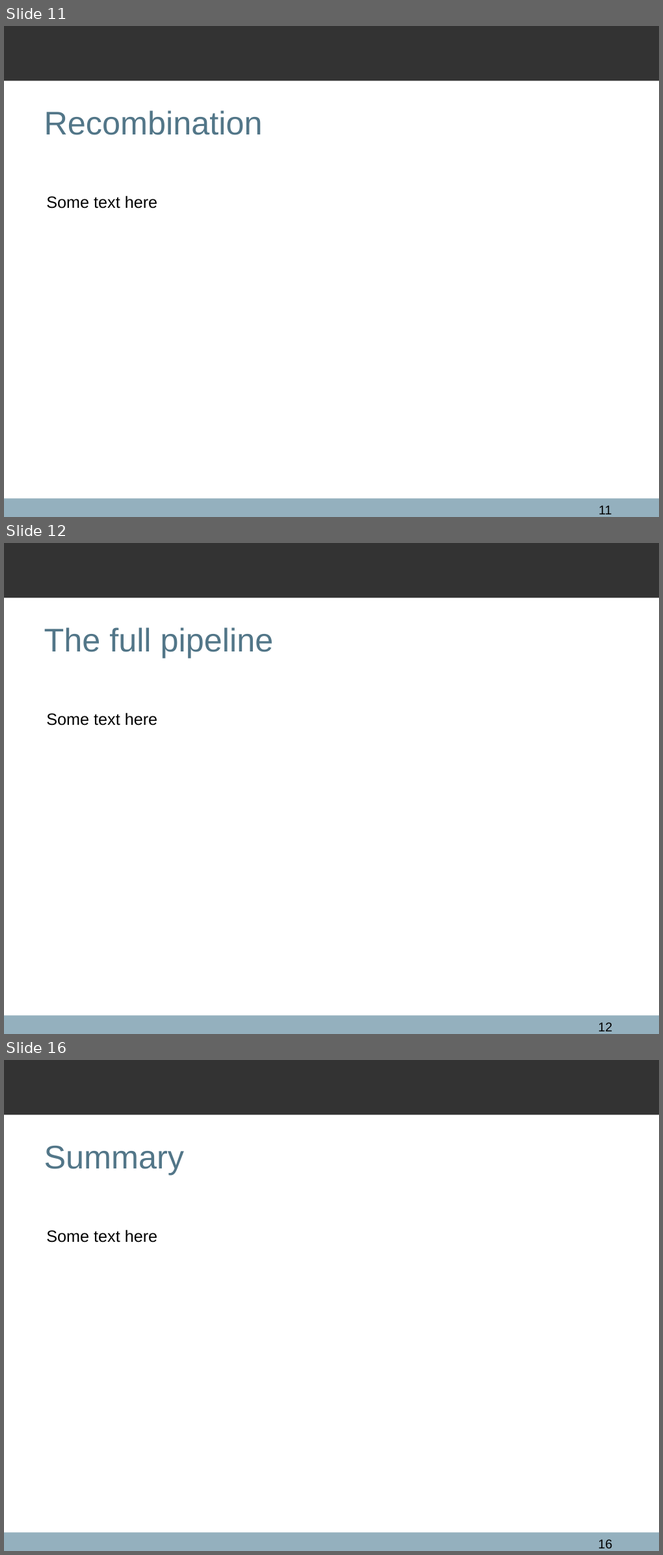
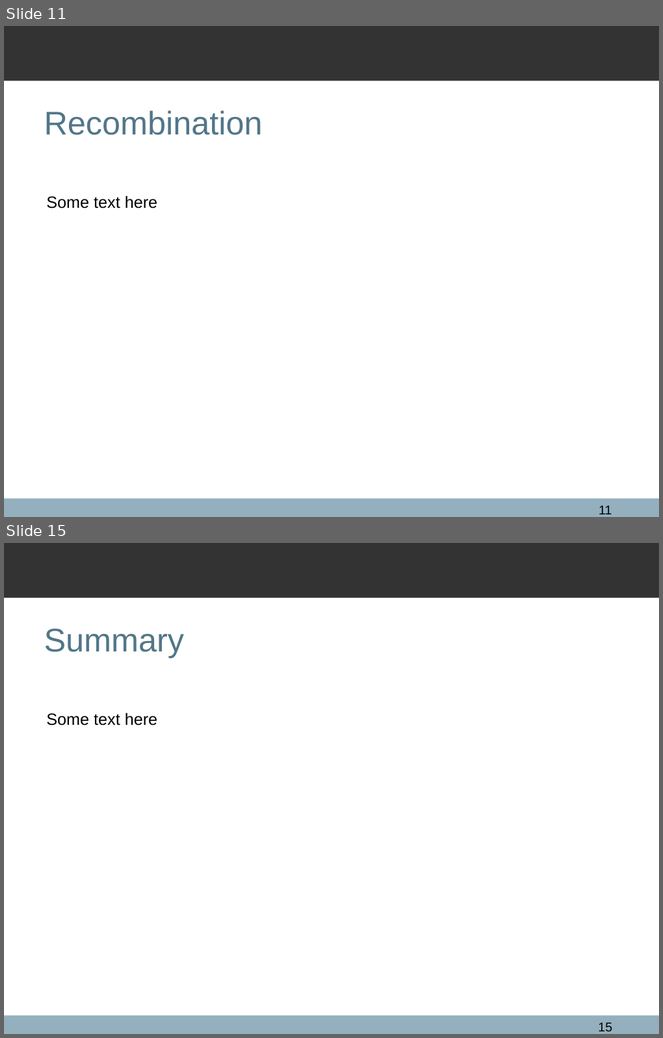
Before and after one commit to qxcv/comp2560, a slide deck: presentation/presentation.odp. Shown one above the other, each under a label of ours: slides 11, 12 and 16 before the commit, slides 11 and 15 after it; the slides between them are not shown. The pictures are 663x1555 and 663x1038 pixels, drawn with LibreOffice and Linux fonts; fonts in the diff are those of the drawing; background and template pictures are left out. Boxes give left, top, right and bottom in pixels: in the first picture for what was removed or moved away, otherwise in the second. Text is boxed around its words. In the diff, an @@ line names an element or a change of style, - is before the commit and + after.

```diff
--- a/presentation/presentation.odp
+++ b/presentation/presentation.odp
@@ slide 12 removed at [4, 543, 659, 1034], background #FFFFFF; not listed: 2 template elements that a slide beside it also shows @@
@@ title removed at [44, 627, 274, 658] @@
-The full pipeline
@@ text removed at [46, 713, 157, 726] @@
-Some text here
@@ page number removed at [598, 1023, 612, 1032] @@
-12
@@ what was slide 16 is now slide 15 @@
@@ page number at [598, 1023, 612, 1032]: text changed @@
-16
+15
```
Also in this commit, not shown: 3 slides changed, 3 slides added, 4 other slides removed, 1 other file.
